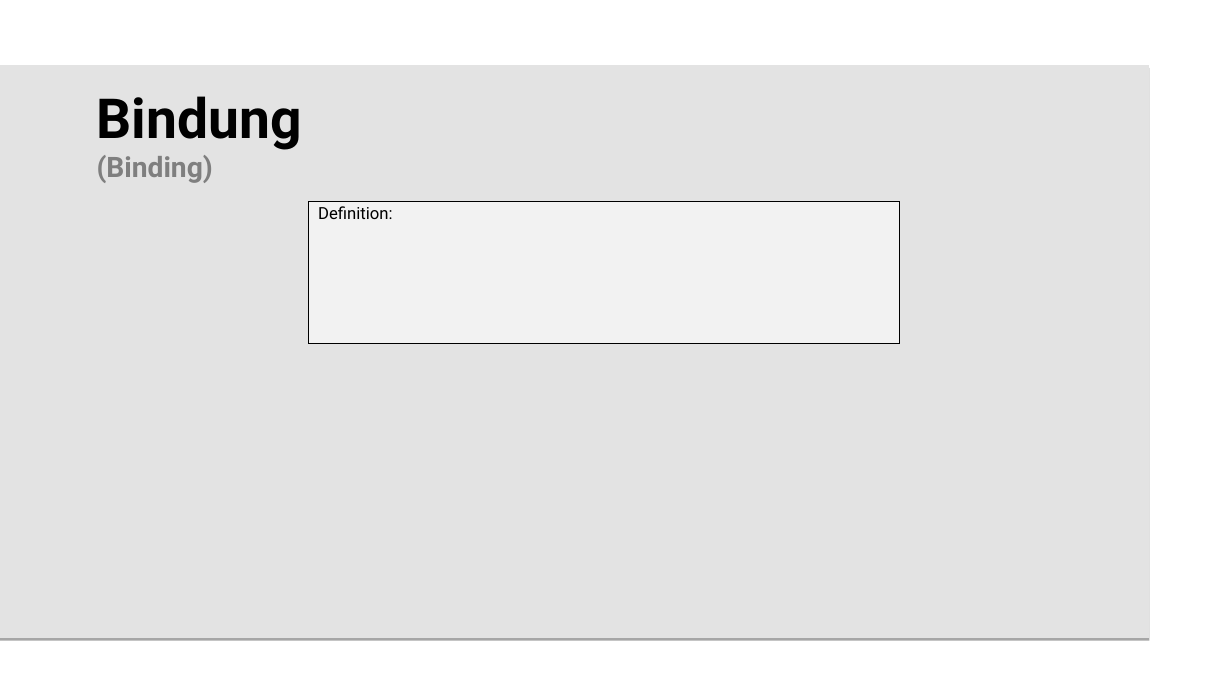
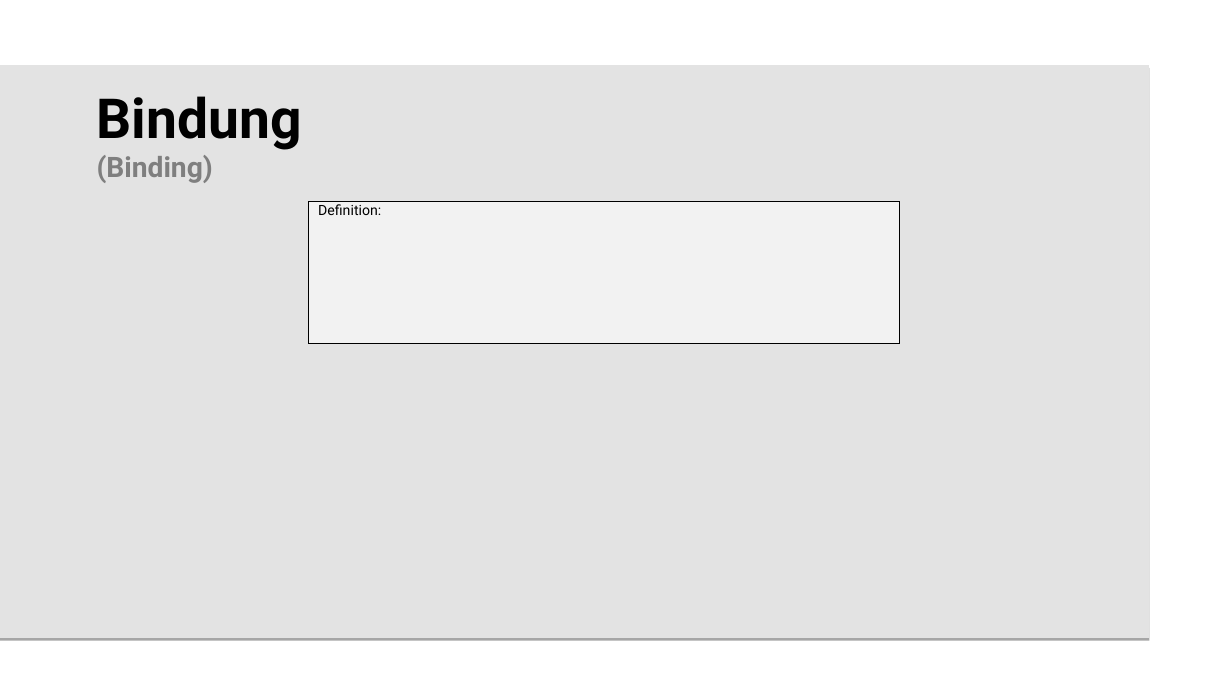
Before and after one commit to beLipinski/HW2, a slide deck: slide 9 of Presentation/Sharing and Binding for General Circuits.odp. Drawn at 1232x693 pixels with LibreOffice and Linux fonts; fonts in the diff are those of the drawing; background and template pictures are left out. Boxes give left, top, right and bottom in pixels: in the first picture for what was removed or moved away, otherwise in the second. Text is boxed around its words. In the diff, an @@ line names an element or a change of style, - is before the commit and + after.

```diff
--- a/Presentation/Sharing and Binding for General Circuits.odp
+++ b/Presentation/Sharing and Binding for General Circuits.odp
@@ text "Definition:" at (309, 201, 900, 344): size 13 to 11 pt; line spacing 0.8 to 0.7 @@
```
Also in this commit, not shown: 9 other slides changed, 7 slides added.
